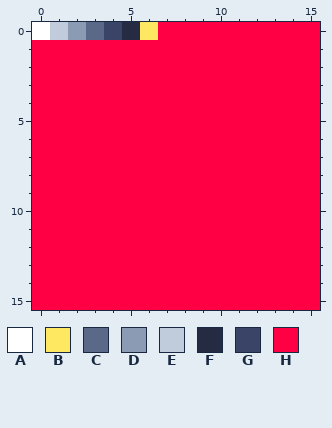
A pixel-art file gets an edit: sprites/palette.aseprite. Above, as it was before the edit.
16x16 pixels, 1 frame.
Palette (. is transparent): A #ffffff  B #fee761  C #5a6988  D #8b9bb4  E #c0cbdc  F #262b44  G #3a4466  H #ff0044
New version:
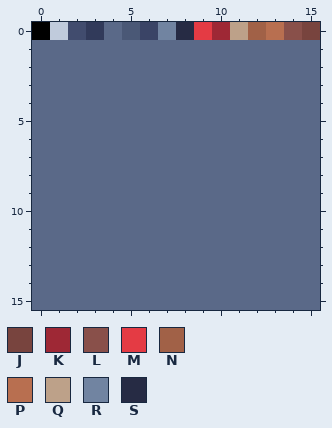
Colours new in this view: J #78443e  K #9e2835  L #89504a  M #e43b44  N #a16147  P #b86f50  Q #bda189  R #7184a1  S #262b44
Change:
{"colour":"A","old":"#ffffff","new":"#000000"}
{"colour":"C","old":"#5a6988","new":"#313a5a"}
{"colour":"D","old":"#8b9bb4","new":"#414c6e"}
{"colour":"F","old":"#262b44","new":"#4a5876"}
{"colour":"H","old":"#ff0044","new":"#5a6988"}
{"y":0,"x":4,"old":"G","new":"H"}
{"y":0,"x":6,"old":"BHHHHHHHHH","new":"GRSMKQNPLJ"}
